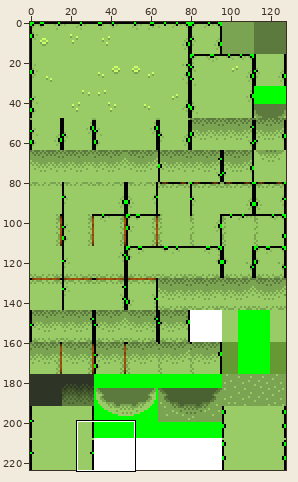
Two versions of one sprite sheet, game/src/tiles/grass.png. Above, an overview of the earlier version with the close-up marked.
Close-up. As it was:
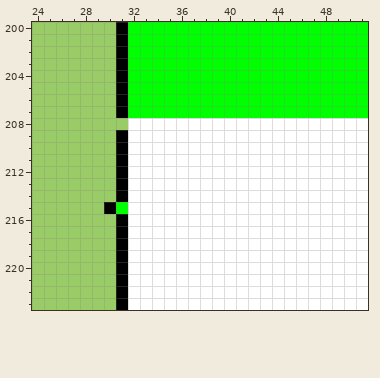
The file is 128x224 pixels. Shown: x 24..51, y 200..223.
Now the later version:
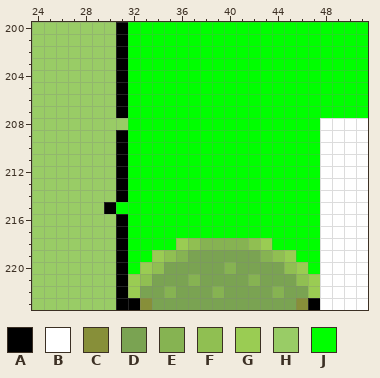
Palette (. is transparent): A #000000  B #ffffff  C #878f39  D #7aa352  E #86b352  F #90bf52  G #9acc53  H #99cc66  J #00ff00
Diff:
y 208..217: x 32..47 BBBBBBBBBBBBBBBB -> JJJJJJJJJJJJJJJJ
y 218: x 32..47 BBBBBBBBBBBBBBBB -> JJJJGFEEEEFGJJJJ
y 219: x 32..47 BBBBBBBBBBBBBBBB -> JJGFEDDDDDDEFGJJ
y 220: x 32..47 BBBBBBBBBBBBBBBB -> JGFDDDDDEDDDDFGJ
y 221: x 32..47 BBBBBBBBBBBBBBBB -> GFDDDEDDDDEDDDFG
y 222: x 32..47 BBBBBBBBBBBBBBBB -> GDDEDDDEDDDDEDDG
y 223: x 32..47 BBBBBBBBBBBBBBBB -> ACDDDDDDDDDDDDCA
Pixel boxes of the changes (left, top, right, bottom) in both close-ups:
changed: (128, 118, 320, 310)
